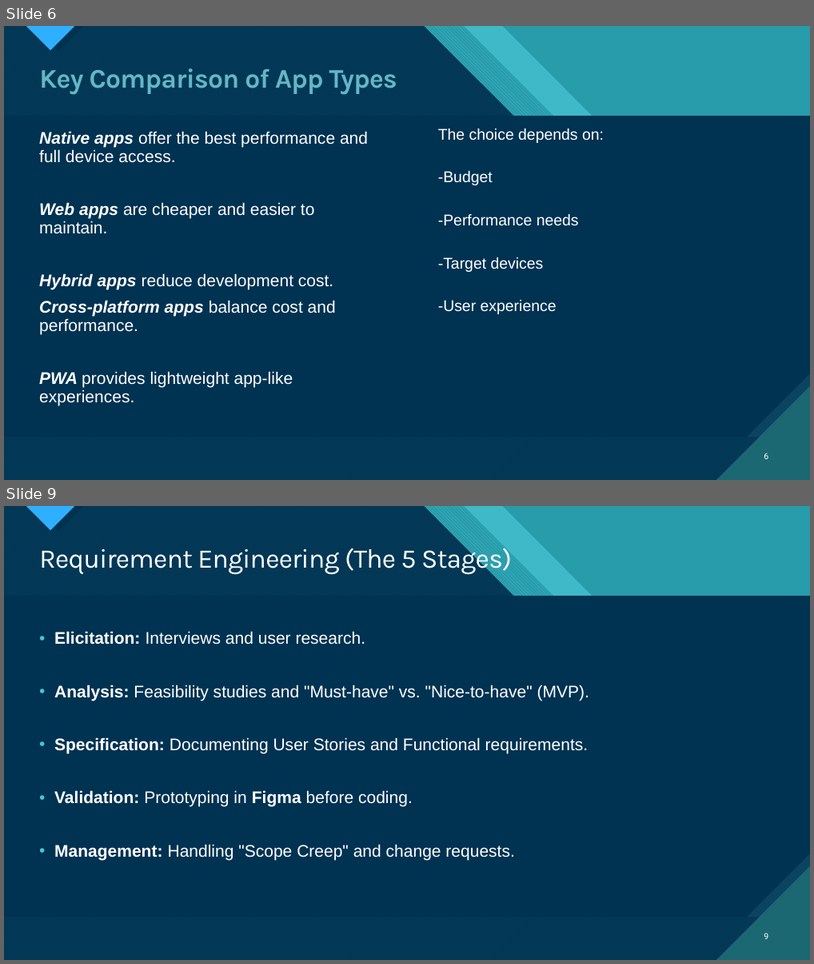
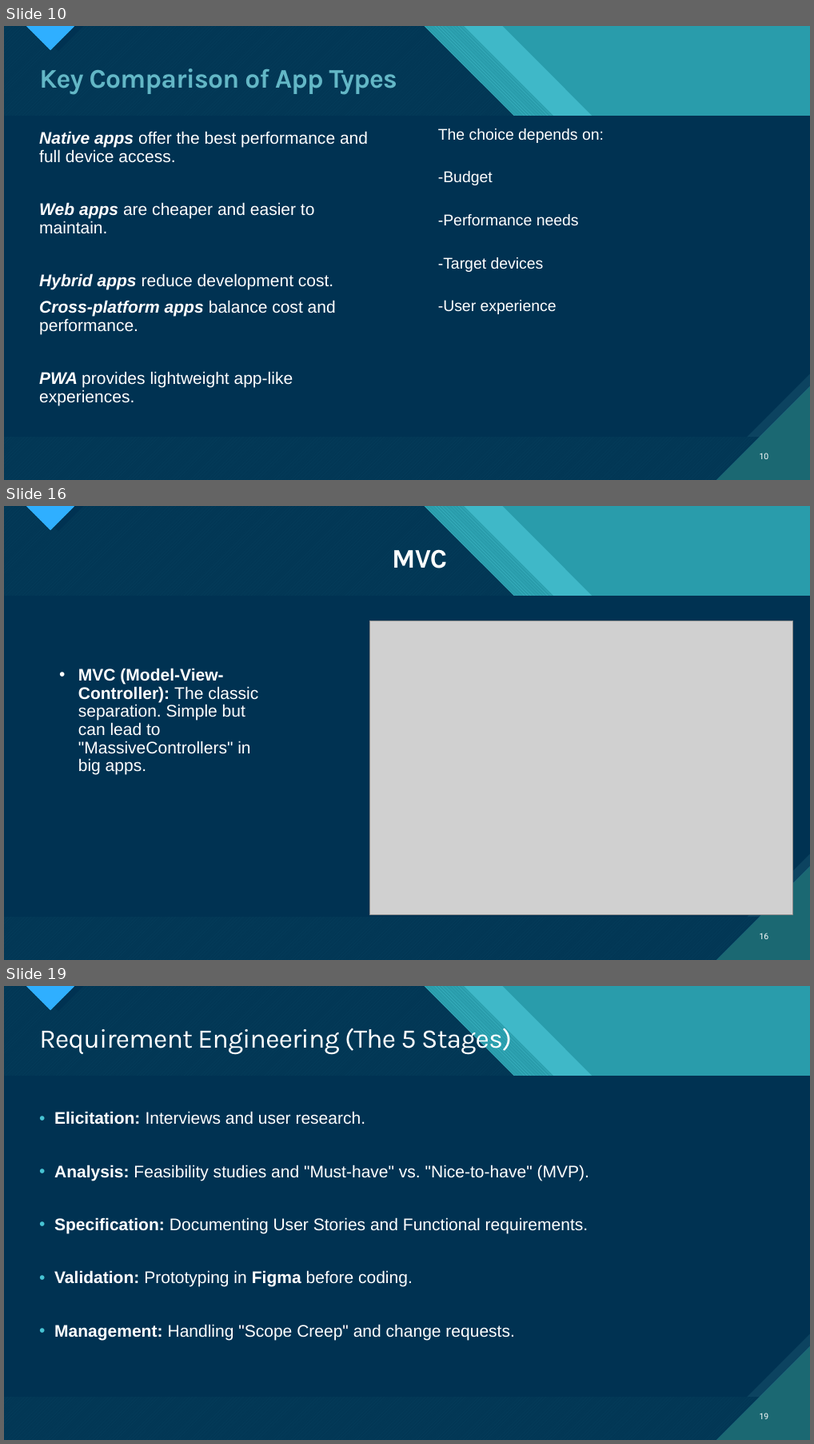
Before and after one commit to kelseafunwi/Group11SchoolWork, a slide deck: Task 1/Task 1 Mobile App Development.pptx. Shown one above the other, each under a label of ours: slides 6 and 9 before the commit, slides 10, 16 and 19 after it; the slides between them are not shown. The pictures are 814x964 and 814x1444 pixels, drawn with LibreOffice and Linux fonts; fonts in the diff are those of the drawing; grey boxes stand for pictures. Boxes give left, top, right and bottom in pixels: in the first picture for what was removed or moved away, otherwise in the second. Text is boxed around its words. In the diff, an @@ line names an element or a change of style, - is before the commit and + after.

```diff
--- a/Task 1/Task 1 Mobile App Development.pptx
+++ b/Task 1/Task 1 Mobile App Development.pptx
@@ slide 16 added at (4,506,810,960), background #47C3D3; not listed: 18 template elements that a slide beside it also shows @@
@@ title added at (392,549,447,568), 32 pt, text #FFFFFF, bold @@
+MVC
@@ picture added at (370,620,794,914) @@
@@ text added at (78,668,258,775), 20 pt, text #FFFFFF @@
+• MVC (Model-View-Controller): The classic separation. Simple but can lead to "MassiveControllers" in big apps.
@@ page number added at (760,932,770,939), 10 pt, text #FFFFFF @@
+16
@@ what was slide 6 is now slide 10 @@
@@ page number at (760,452,770,459): text changed @@
-6
+10
@@ what was slide 9 is now slide 19 @@
@@ page number at (760,1412,770,1419): text changed @@
-9
+19
```
Also in this commit, not shown: 5 slides changed, 10 other slides added, 1 slide removed.
